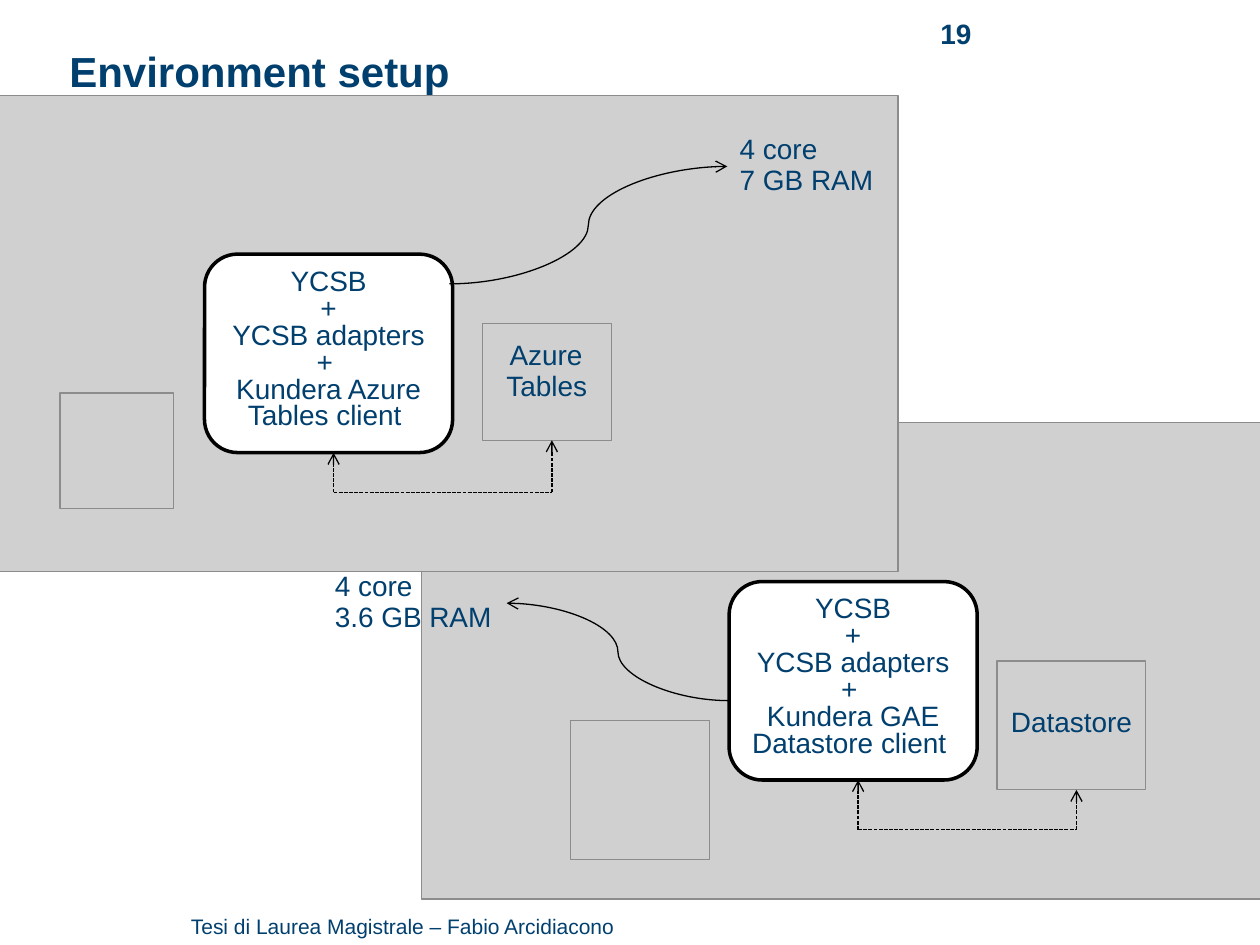
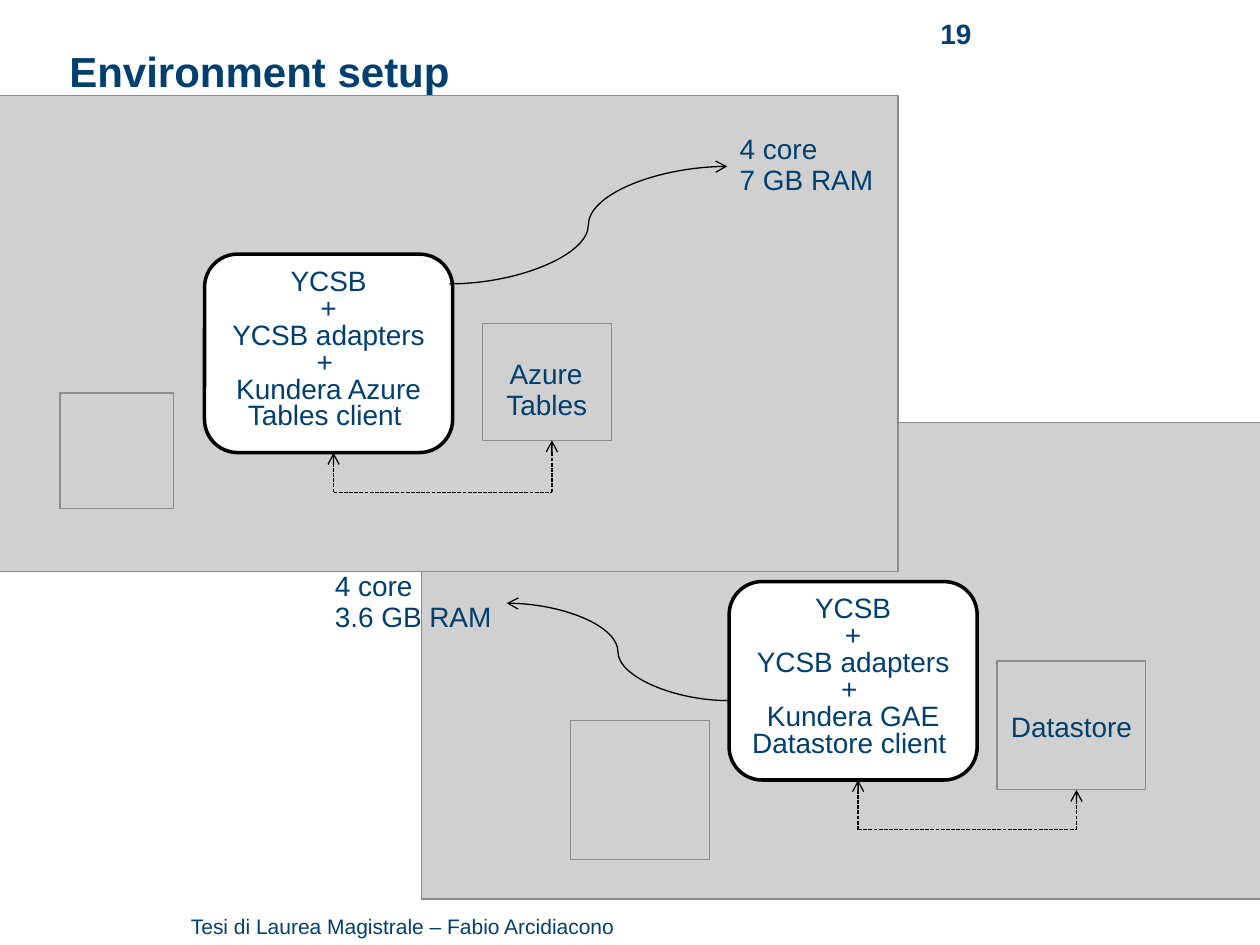
Before and after one commit to arci/thesis, a slide deck: slide 19 of presentation/ThesisPresentation.pptx. Drawn at 1260x945 pixels with LibreOffice and Linux fonts; fonts in the diff are those of the drawing; grey boxes stand for pictures; background and template pictures are left out. Boxes give left, top, right and bottom in pixels: in the first picture for what was removed or moved away, otherwise in the second. Text is boxed around its words. In the diff, an @@ line names an element or a change of style, - is before the commit and + after.

```diff
--- a/presentation/ThesisPresentation.pptx
+++ b/presentation/ThesisPresentation.pptx
@@ text "Azure Tables": place and size @@
-text "Azure Tables" at [506,345,587,397]
+text "Azure Tables" at [506,364,587,416]
@@ text "Datastore": place and size @@
-text "Datastore" at [1011,712,1132,733]
+text "Datastore" at [1011,717,1132,738]
```
Also in this commit, not shown: 13 other slides changed, 2 other files.
